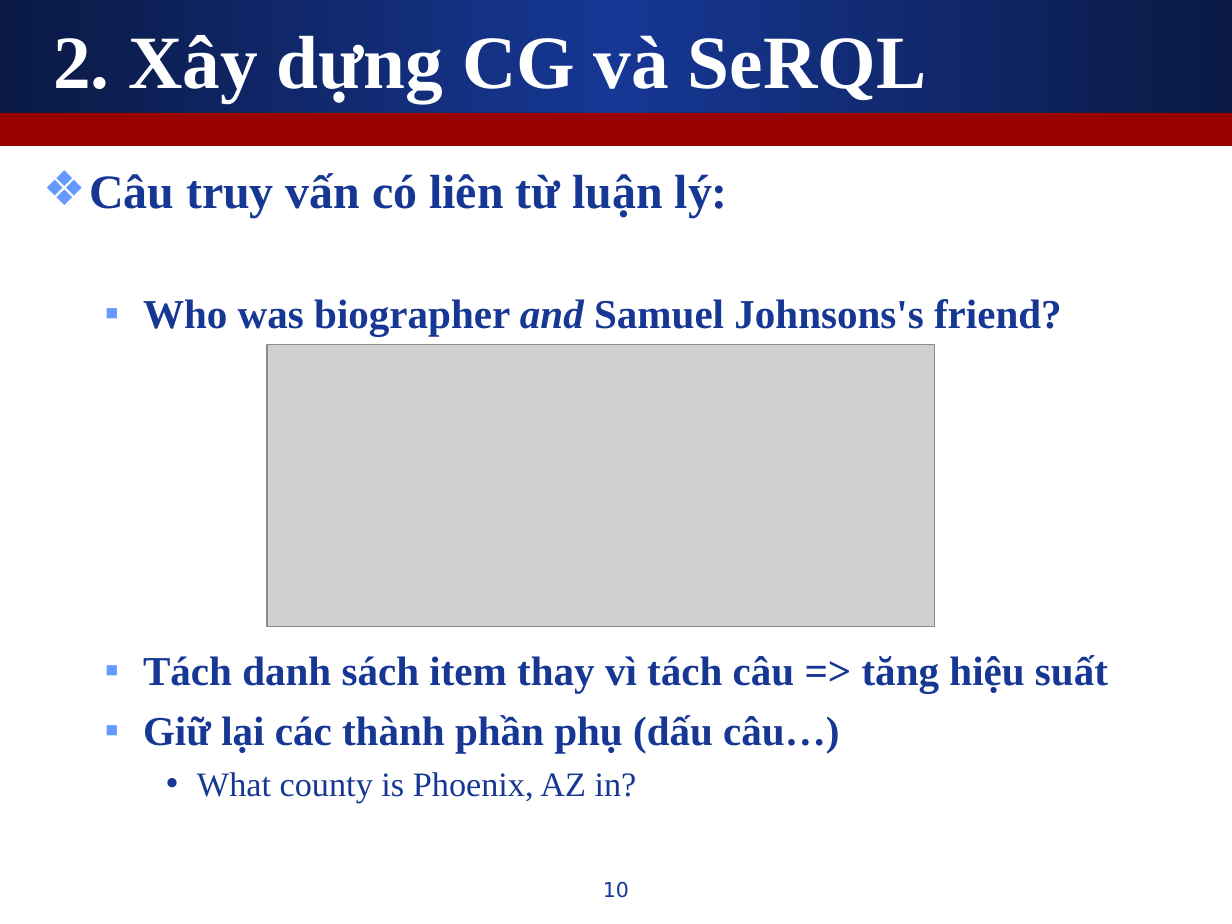
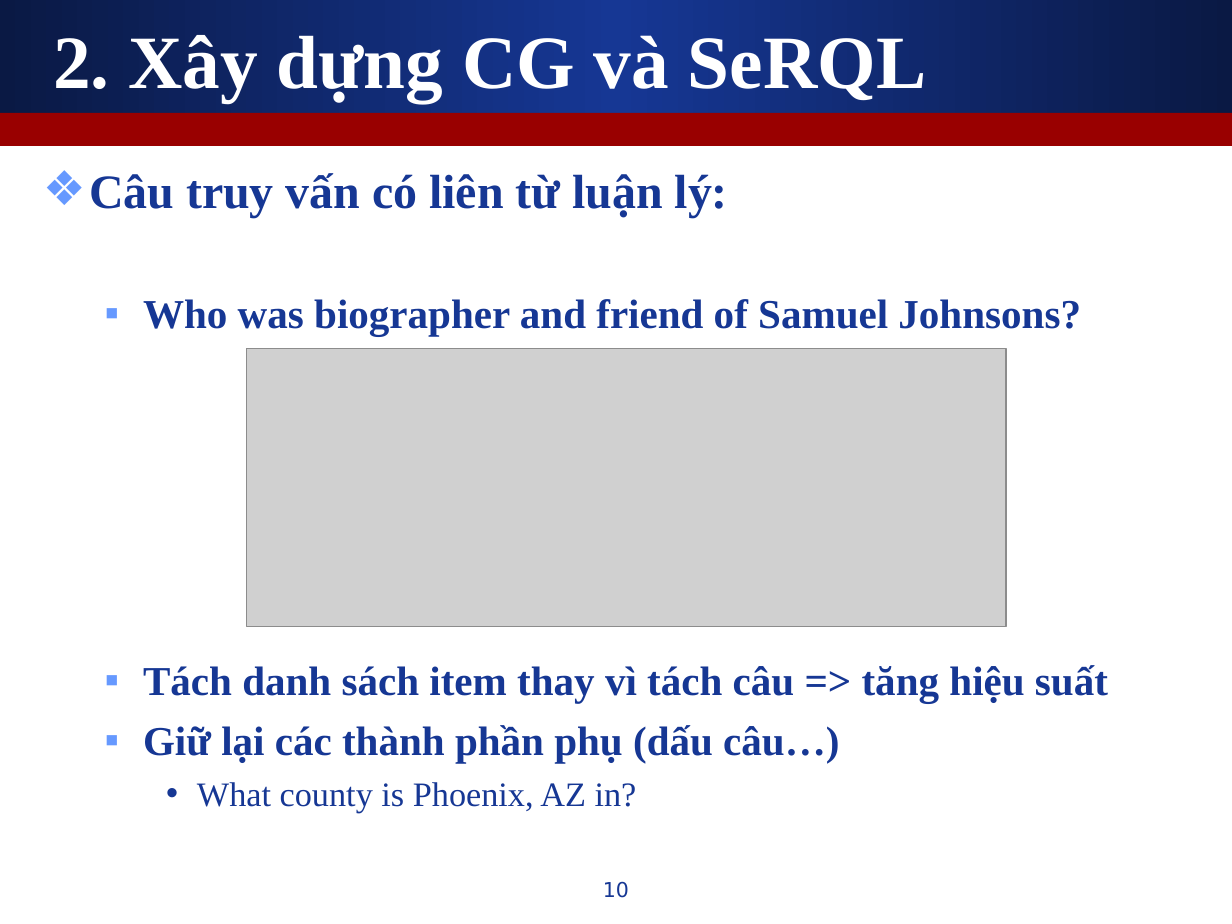
Before and after one commit to leaderwing/kt-kimres, a slide deck: slide 10 of note/[Thesis] Presentation.ppt. Drawn at 1232x924 pixels with LibreOffice and Linux fonts; fonts in the diff are those of the drawing; grey boxes stand for pictures. Boxes give left, top, right and bottom in pixels: in the first picture for what was removed or moved away, otherwise in the second. Text is boxed around its words. In the diff, an @@ line names an element or a change of style, - is before the commit and + after.

```diff
--- a/note/[Thesis] Presentation.ppt
+++ b/note/[Thesis] Presentation.ppt
@@ text at box(143, 299, 1081, 336): text changed @@
-  ▪ Who was biographer and Samuel Johnsons's friend?
+  ▪ Who was biographer and friend of Samuel Johnsons?
@@ picture: place and size @@
-picture at box(267, 345, 935, 627)
+picture at box(246, 349, 1007, 626)
```
Also in this commit, not shown: 7 other slides changed.
